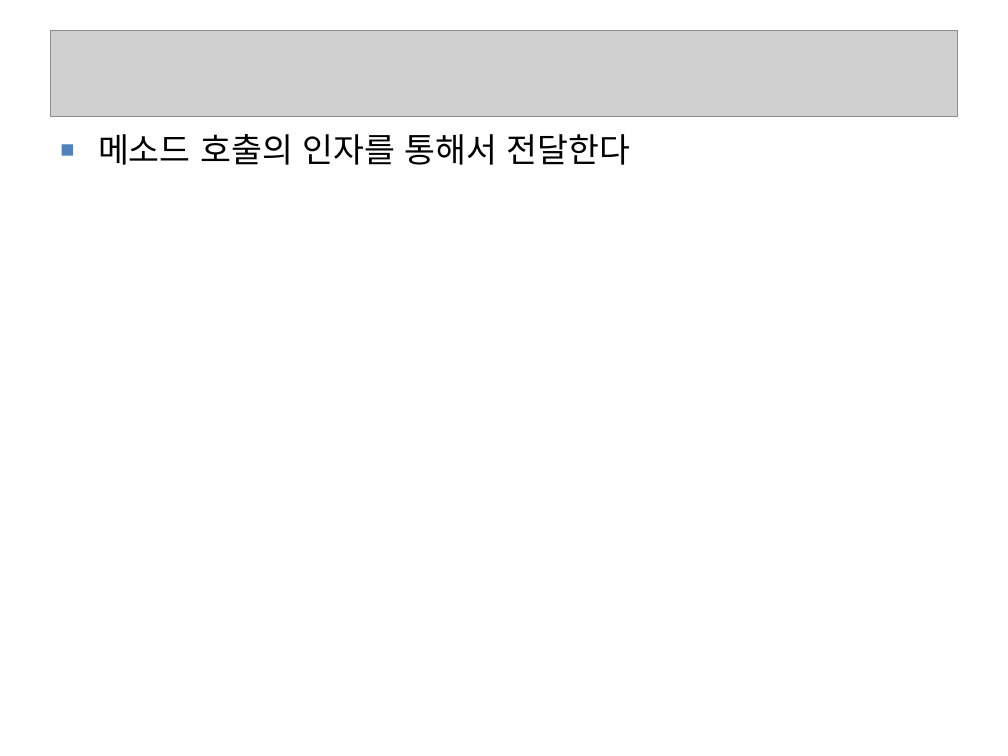
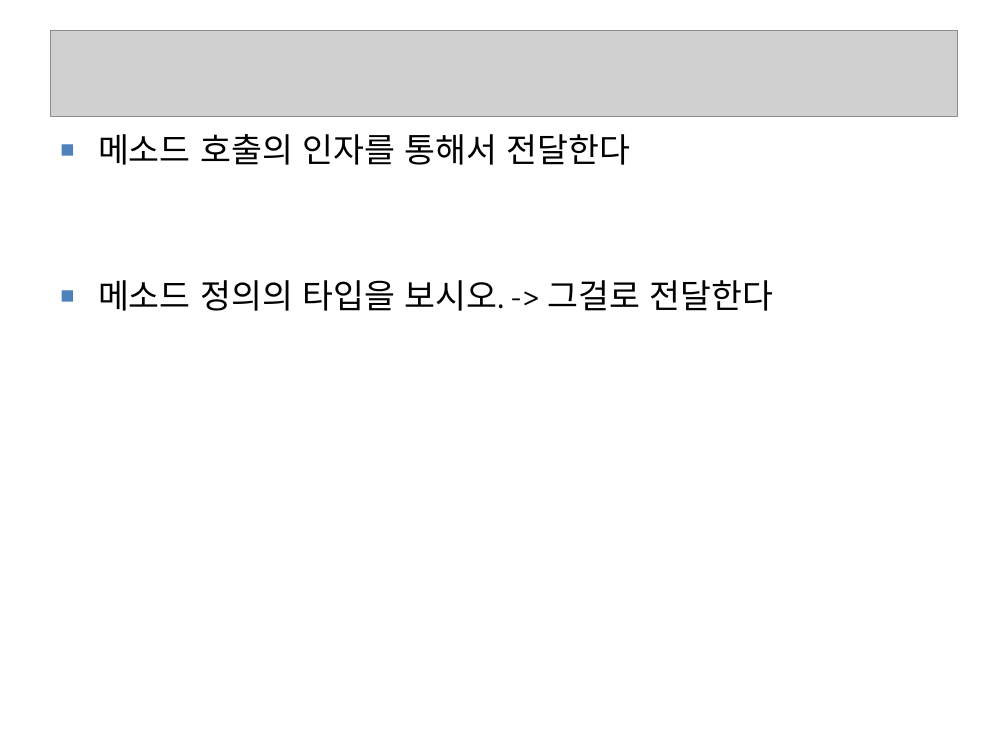
Before and after one commit to seleuchel/javaNetwork, a slide deck: slide 56 of ppt/262_chap03Threads2_1015.ppt (slide 55 before the commit). Drawn at 1008x756 pixels with LibreOffice and Linux fonts; fonts in the diff are those of the drawing; grey boxes stand for pictures; background and template pictures are left out. Boxes give left, top, right and bottom in pixels: in the first picture for what was removed or moved away, otherwise in the second. Text is boxed around its words. In the diff, an @@ line names an element or a change of style, - is before the commit and + after.

```diff
--- a/ppt/262_chap03Threads2_1015.ppt
+++ b/ppt/262_chap03Threads2_1015.ppt
@@ text at [98, 280, 774, 311]: paragraph added @@
+■ 메소드 정의의 타입을 보시오. -> 그걸로 전달한다
```
Also in this commit, not shown: 13 other slides changed, 2 slides added, 18 other files.
